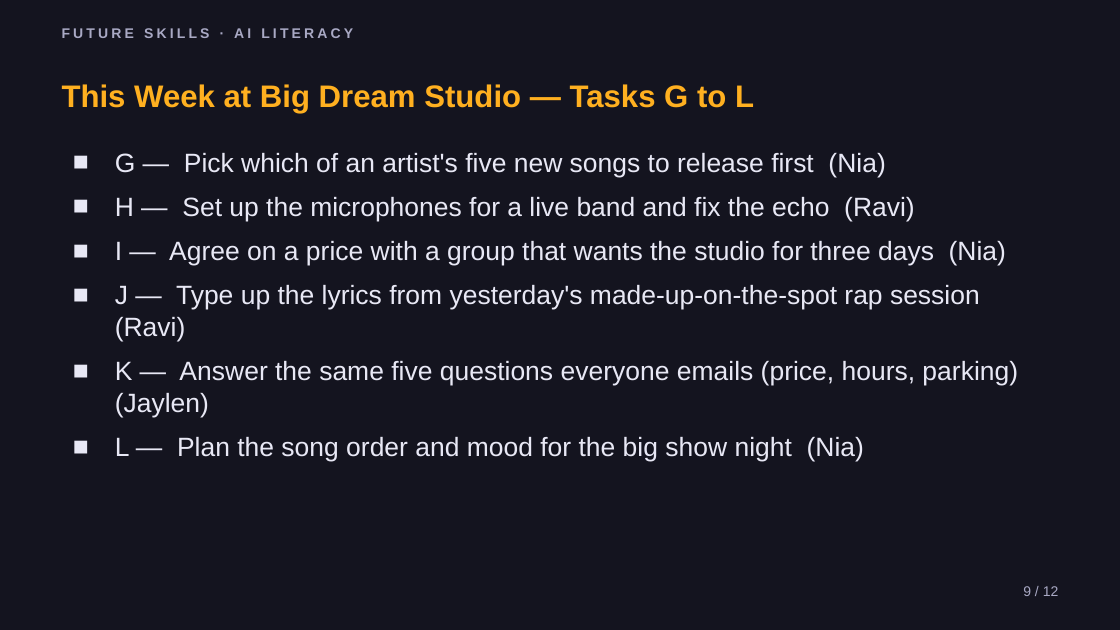
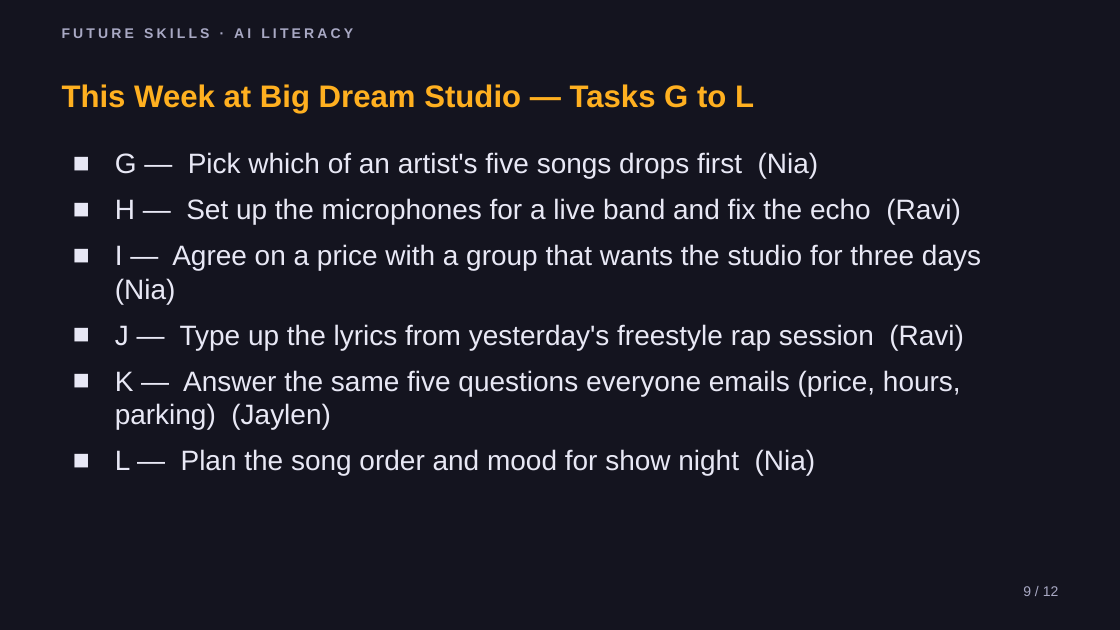
Before and after one commit to phiunit/tptphi, a slide deck: slide 9 of products/ai-boring-work/dist/Robots Do the Boring Work - Slides.pptx. Drawn at 1120x630 pixels with LibreOffice and Linux fonts; fonts in the diff are those of the drawing. Boxes give left, top, right and bottom in pixels: in the first picture for what was removed or moved away, otherwise in the second. Text is boxed around its words. In the diff, an @@ line names an element or a change of style, - is before the commit and + after.

```diff
--- a/products/ai-boring-work/dist/Robots Do the Boring Work - Slides.pptx
+++ b/products/ai-boring-work/dist/Robots Do the Boring Work - Slides.pptx
@@ text at (115,152,819,178): text changed; size 17 to 18 pt @@
-■ G — Pick which of an artist's five new songs to release first (Nia)
+■ G — Pick which of an artist's five songs drops first (Nia)
@@ text at (115,198,981,430): size 17 to 18 pt in "H — Set up the microphones for ...", "I — Agree on a price with ...", "K — Answer the same five questions ..." @@
@@ text at (115,324,964,350): text changed; size 17 to 18 pt @@
-■ J — Type up the lyrics from yesterday's made-up-on-the-spot rap session (Ravi)
+■ J — Type up the lyrics from yesterday's freestyle rap session (Ravi)
@@ text at (115,449,816,476): text changed; size 17 to 18 pt @@
-■ L — Plan the song order and mood for the big show night (Nia)
+■ L — Plan the song order and mood for show night (Nia)
```
Also in this commit, not shown: 8 other slides changed, 55 other files.
